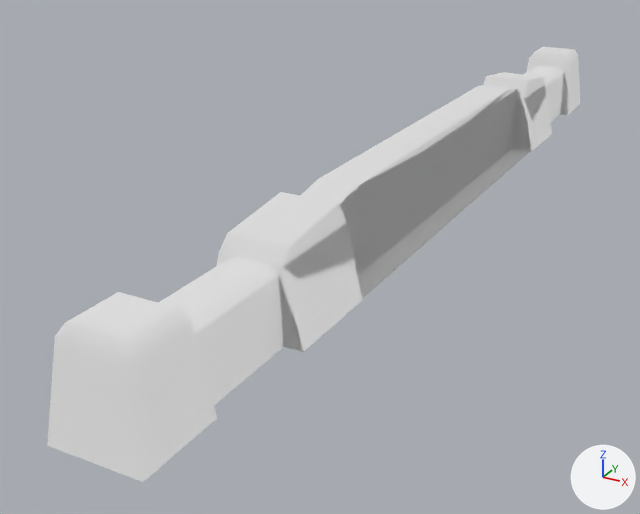
The glTF model game/assets/objects/s_lightgate.glb: old version first, new version second.
Before and after are seen from a 50 mm camera at (17.8, -44.8, 17.6) aimed at (-4.3, -4.7, -2.4). The axes (+X, +Y, +Z) are drawn at lower right. The lights are the same throughout. The older version comes first. Where no turn or scale is listed for an object, it has been applied to the vertices. Vertices at exactly the same position are counted once.

Objects in the first picture: 'S_LightGate', 'S_LightGateDoor'.
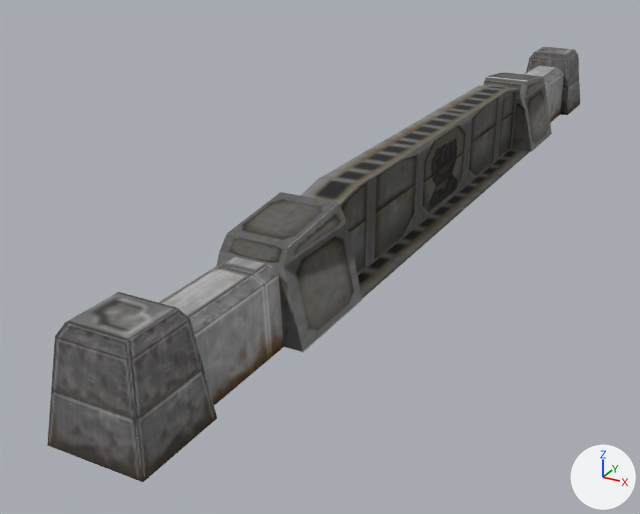
The change in detail:
Picture 'Image_0' (img_image_0) is new.
Picture 'Image_1' (img_image_1) is new.
Material 'mech' (mat_mech) is new.
Its texture is img_image_0.
Its metallic is 0.3.
Its roughness is 0.6.
Material 'mech.001' (mat_mech_001) is new.
Its texture is img_image_1.
Its metallic is 0.3.
Its roughness is 0.6.
me_s_lightgate has 90 vertices, 116 faces and spans x -2.4..2.4, y -27.6..27.7, z 0.0..4.7.
me_s_lightgate is used by ob_s_lightgate; location (0.0, 0.0, 0.0).
me_s_lightgate part 1: 40 of the faces centred in x -2.1..2.1, y -18.2..17.9, z 0.0..4.5 switch from no material to mat_mech (picture img_image_0).
me_s_lightgate part 2: 38 of the faces centred in x -1.9..1.8, y -27.5..-15.0, z 1.1..4.5 switch from no material to mat_mech_001 (picture img_image_1).
me_s_lightgate part 3: 38 of the faces centred in x -1.9..1.8, y 15.1..27.5, z 1.1..4.5 switch from no material to mat_mech_001 (picture img_image_1).
me_s_lightgatedoor has 24 vertices, 38 faces and spans x -1.0..1.0, y -13.0..13.0, z 0.0..4.5.
me_s_lightgatedoor gains material mat_mech (picture img_image_0).

Changed parts and their boxes [x1, y1, x2, y2] in the pictures (640 x 514 px):
'S_LightGateDoor', recoloured (white to black)
    both: [300, 85, 518, 275]
part 1 of me_s_lightgate, recoloured (white to grey)
    both: [216, 72, 552, 352]
part 2 of me_s_lightgate, recoloured (white to grey)
    both: [47, 257, 284, 482]
part 3 of me_s_lightgate, recoloured (white to grey)
    both: [524, 47, 580, 123]
